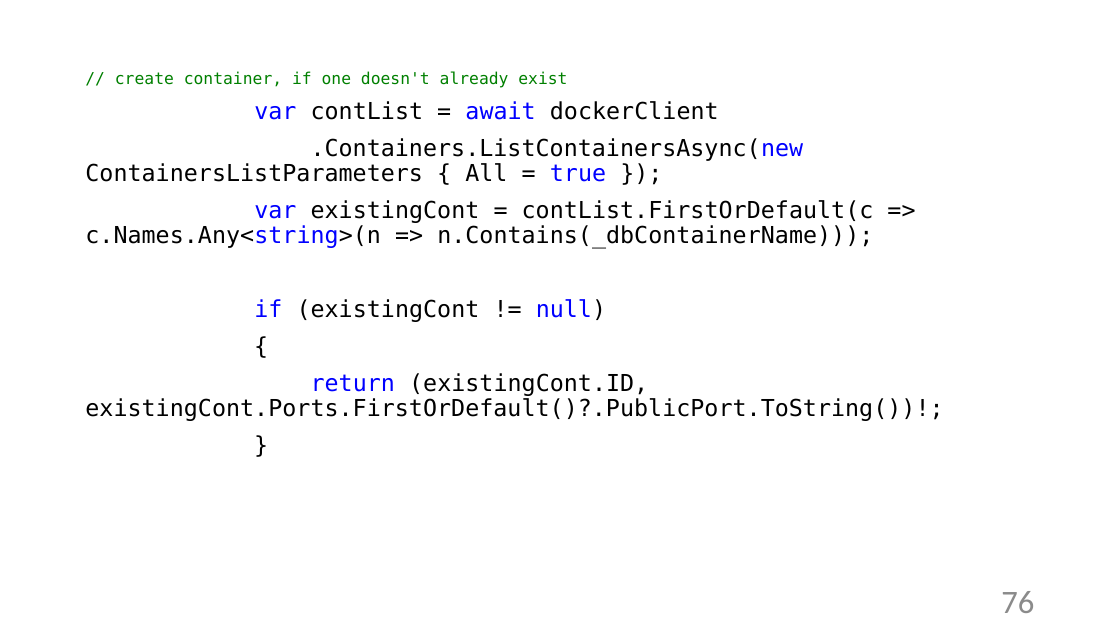
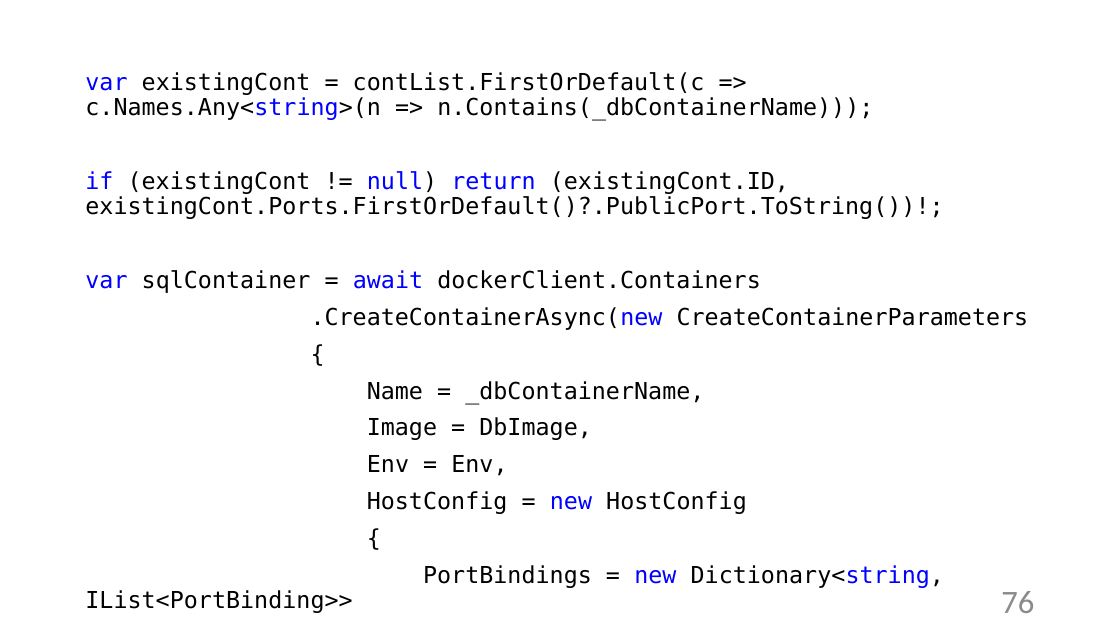
Before and after one commit to Sa1Gur/DbTest.Containers, a slide deck: slide 76 of DbaseTesting.pptx. Drawn at 1120x630 pixels with LibreOffice and Linux fonts; fonts in the diff are those of the drawing. Boxes give left, top, right and bottom in pixels: in the first picture for what was removed or moved away, otherwise in the second. Text is boxed around its words. In the diff, an @@ line names an element or a change of style, - is before the commit and + after.

Commit message:
slides up

```diff
--- a/DbaseTesting.pptx
+++ b/DbaseTesting.pptx
@@ text at (85, 71, 804, 182): paragraphs removed @@
-// create container, if one doesn't already exist
-var contList = await dockerClient
-.Containers.ListContainersAsync(new ContainersListParameters { All = true });
@@ text at (85, 171, 1029, 330): text changed @@
-if (existingCont != null)
+if (existingCont != null) return (existingCont.ID, existingCont.Ports.FirstOrDefault()?.PublicPort.ToString())!;
+var sqlContainer = await dockerClient.Containers
+.CreateContainerAsync(new CreateContainerParameters
@@ text at (367, 381, 944, 588): text changed @@
-return (existingCont.ID, existingCont.Ports.FirstOrDefault()?.PublicPort.ToString())!;
-}
+Name = _dbContainerName,
+Image = DbImage,
+Env = Env,
+HostConfig = new HostConfig
+{
+PortBindings = new Dictionary<string, IList<PortBinding>>
```
Also in this commit, not shown: 67 other slides changed.
